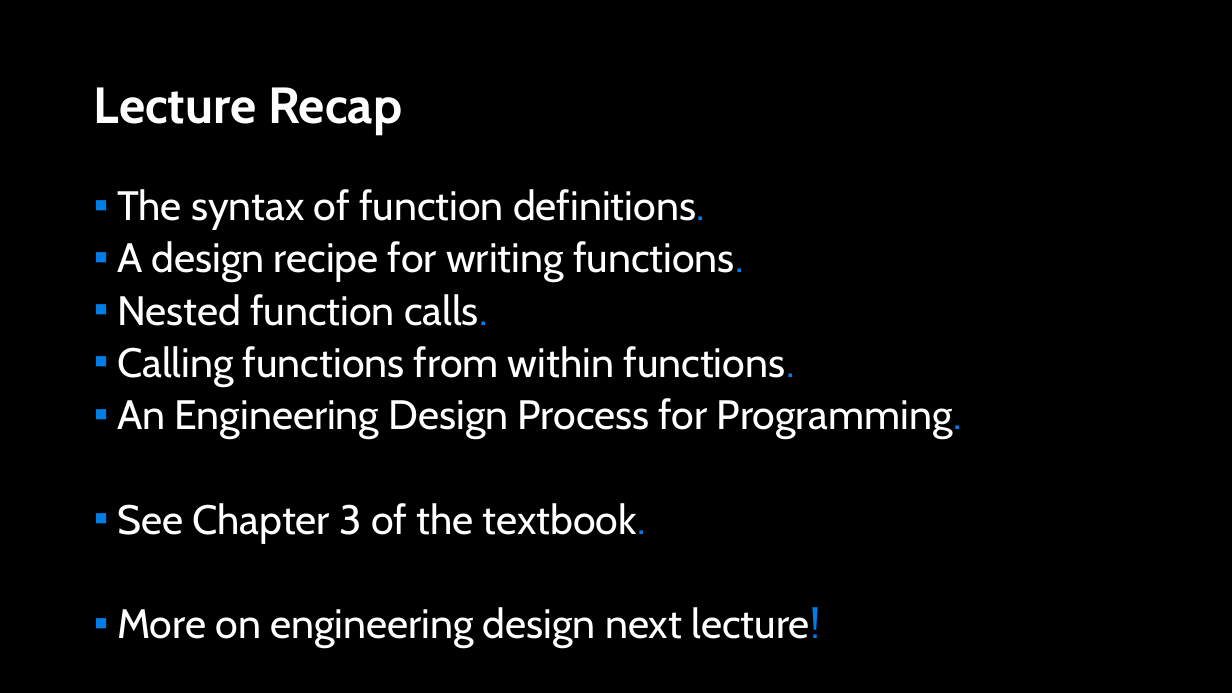
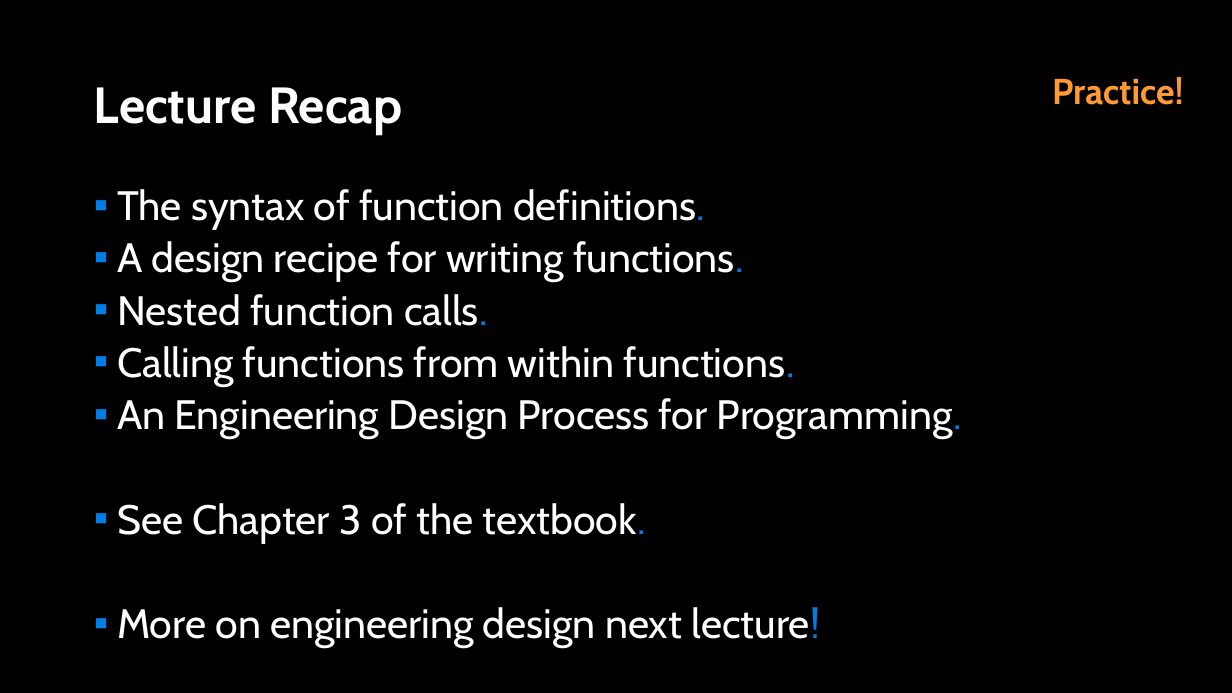
Before and after one commit to APS106/APS106-winter-2022-material, a slide deck: slide 40 of lectures/week2/lecture2/slides/week2_lecture2.pptx (slide 35 before the commit). Drawn at 1232x693 pixels with LibreOffice and Linux fonts; fonts in the diff are those of the drawing; background and template pictures are left out. Boxes give left, top, right and bottom in pixels: in the first picture for what was removed or moved away, otherwise in the second. Text is boxed around its words. In the diff, an @@ line names an element or a change of style, - is before the commit and + after.

```diff
--- a/lectures/week2/lecture2/slides/week2_lecture2.pptx
+++ b/lectures/week2/lecture2/slides/week2_lecture2.pptx
@@ text added at (1052, 77, 1183, 105), 28 pt, text #FF9933, bold @@
+Practice!
```
Also in this commit, not shown: 4 other slides changed, 5 slides added, 4 other files.
